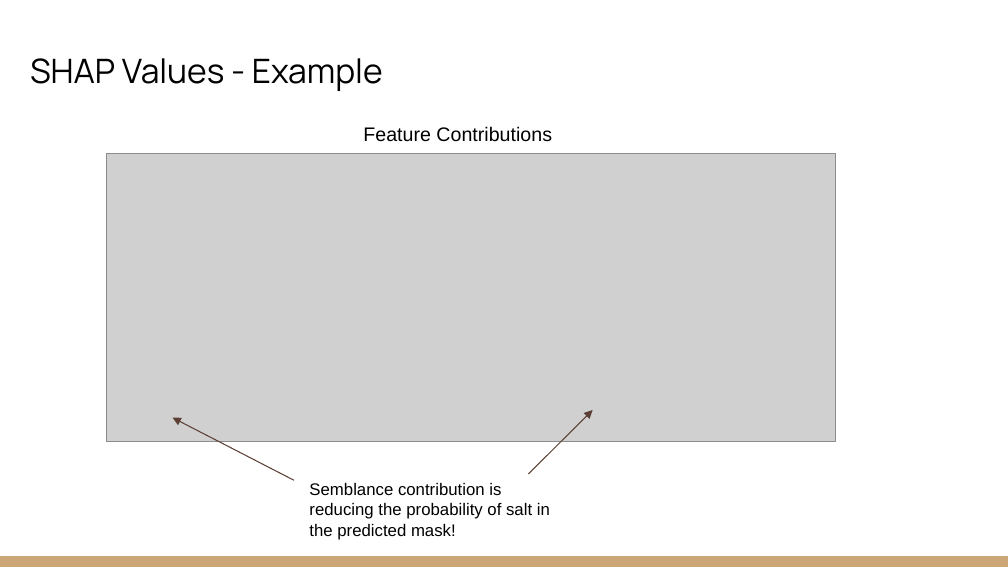
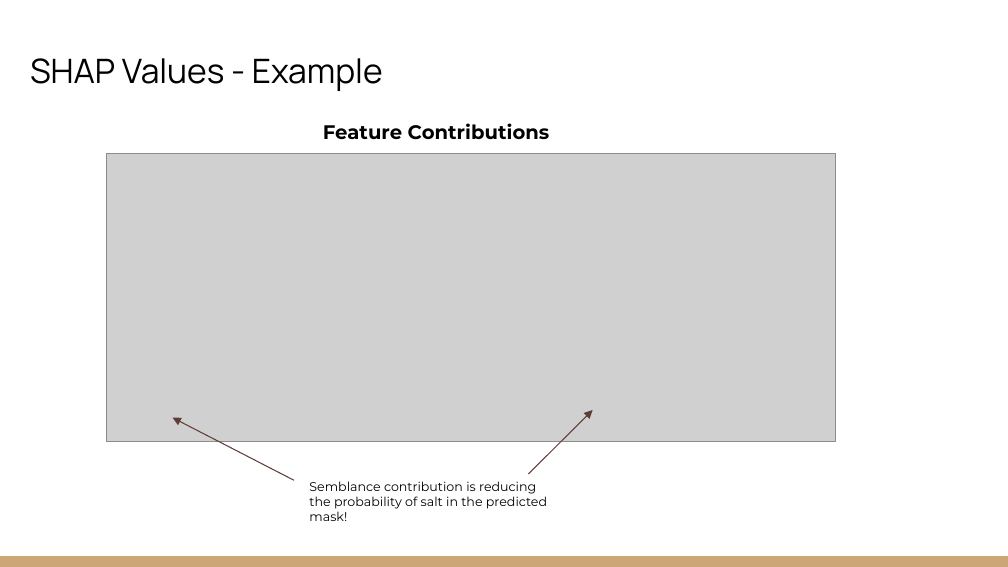
Before and after one commit to EdwinB12/Explainable-Christmas, a slide deck: slide 9 of Presentations/EAGE_Hackathon_2022_Explainable_Christmas-Concise.pptx. Drawn at 1008x567 pixels with LibreOffice and Linux fonts; fonts in the diff are those of the drawing; grey boxes stand for pictures. Boxes give left, top, right and bottom in pixels: in the first picture for what was removed or moved away, otherwise in the second. Text is boxed around its words. In the diff, an @@ line names an element or a change of style, - is before the commit and + after.

```diff
--- a/Presentations/EAGE_Hackathon_2022_Explainable_Christmas-Concise.pptx
+++ b/Presentations/EAGE_Hackathon_2022_Explainable_Christmas-Concise.pptx
@@ text "Feature Contributions": place and size @@
-text "Feature Contributions" at (363, 126, 552, 142)
+text "Feature Contributions" at (323, 123, 550, 140)
@@ text "Feature Contributions" at (323, 123, 550, 140): font Arial to Montserrat, bold on @@
@@ text "Semblance contribution is reducing the ..." at (309, 481, 547, 521): size 12 to 9 pt, font Arial to Montserrat @@
```
Also in this commit, not shown: 7 other slides changed, 1 other file.
